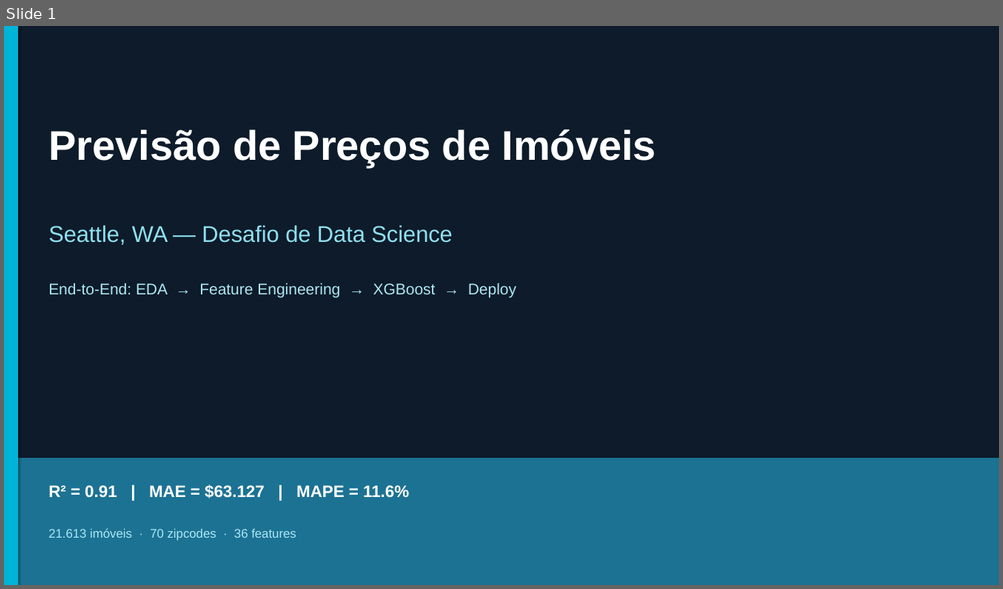
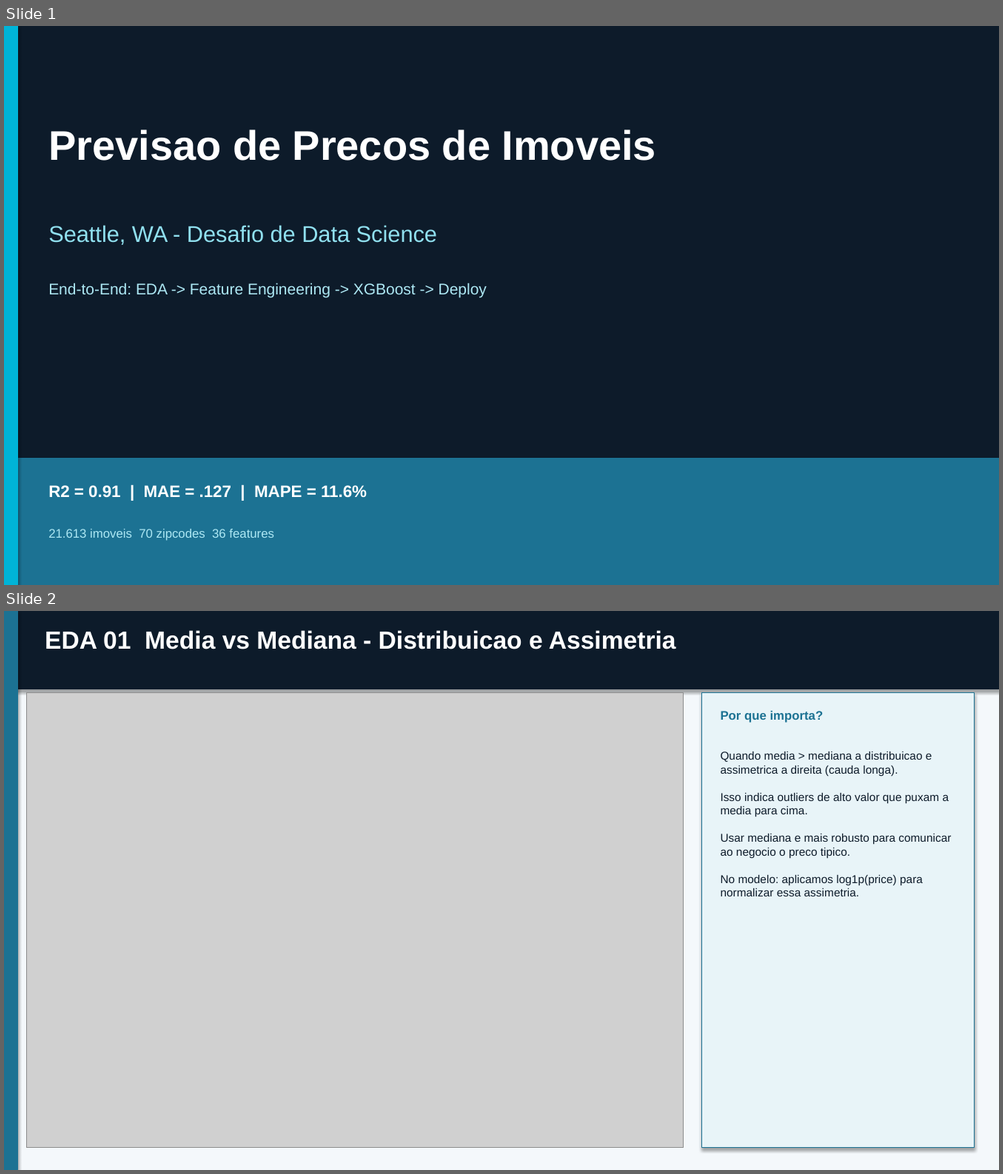
Before and after one commit to rogerestatistico/HOUSE_PRICE_PREDICTION, a slide deck: presentation_house_price.pptx. Shown one above the other, each under a label of ours: slide 1 before the commit, slides 1 and 2 after it. The pictures are 1003x589 and 1003x1174 pixels, drawn with LibreOffice and Linux fonts; fonts in the diff are those of the drawing; grey boxes stand for pictures. Boxes give left, top, right and bottom in pixels: in the first picture for what was removed or moved away, otherwise in the second. Text is boxed around its words. In the diff, an @@ line names an element or a change of style, - is before the commit and + after.

```diff
--- a/presentation_house_price.pptx
+++ b/presentation_house_price.pptx
@@ slide 2 added at [4,611,999,1170], background #F4F8FB @@
@@ rectangle added at [4,611,999,689], fill #0D1B2A, outline #0D1B2A 0.75 pt @@
@@ rectangle added at [4,611,17,1170], fill #1C7293, outline #1C7293 0.75 pt @@
@@ text added at [45,630,676,649], 24 pt, text #FFFFFF, bold @@
+EDA 01 Media vs Mediana - Distribuicao e Assimetria
@@ picture added at [26,693,683,1148] @@
@@ rectangle added at [702,693,974,1148], fill #E8F4F8, outline #1C7293 0.75 pt @@
@@ text added at [720,711,823,723], 12 pt, text #1C7293, bold @@
+Por que importa?
@@ text added at [720,752,950,897], 11 pt, text #0D1B2A @@
+Quando media > mediana a distribuicao e assimetrica a direita (cauda longa).
+Isso indica outliers de alto valor que puxam a media para cima.
+Usar mediana e mais robusto para comunicar ao negocio o preco tipico.
+No modelo: aplicamos log1p(price) para normalizar essa assimetria.
@@ slide 1 changed as well @@
@@ text at [48,130,656,161]: text changed @@
-Previsão de Preços de Imóveis
+Previsao de Precos de Imoveis
@@ text at [48,225,437,245]: text changed @@
-Seattle, WA — Desafio de Data Science
+Seattle, WA - Desafio de Data Science
@@ text at [48,283,486,298]: text changed @@
-End-to-End: EDA → Feature Engineering → XGBoost → Deploy
+End-to-End: EDA -> Feature Engineering -> XGBoost -> Deploy
@@ text at [48,486,367,498]: text changed @@
-R² = 0.91 | MAE = $63.127 | MAPE = 11.6%
+R2 = 0.91 | MAE = .127 | MAPE = 11.6%
@@ text at [48,529,274,541]: text changed @@
-21.613 imóveis · 70 zipcodes · 36 features
+21.613 imoveis 70 zipcodes 36 features
```
Also in this commit, not shown: 11 other slides changed, 4 other slides added, 8 slides removed.
